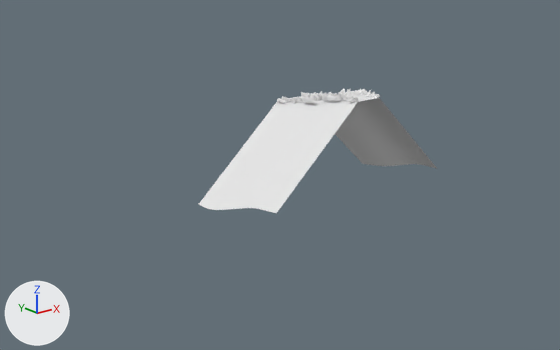
Two versions of the OBJ model VektoriaApp/models/RoadTiles/RoadTiles_Curve_UpDown/RoadTiles_Curve_L_Down/RoadTile_Curve_L_Down2.obj, one commit apart.
The view is the same before and after, from a camera (50 mm lens) standing at (-1837.0, -1968.0, 538.0) and looking at (-203.0, 74.0, -279.0). The axes (+X, +Y, +Z) are drawn at lower left. The lights are the same throughout. Where no turn or scale is listed for an object, it has been applied to the vertices.

The first picture shows 'Rocks_LowPoly1_Cube.013'.
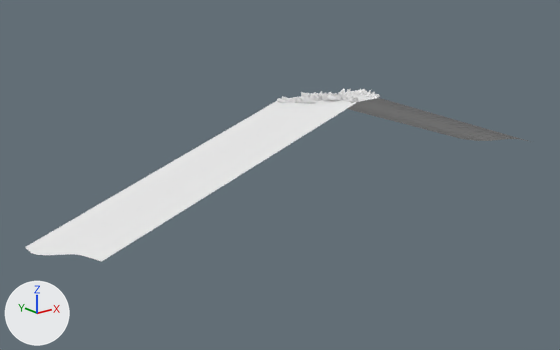
Edits to the bpy script that builds the scene:
```text
Change me_rocks_lowpoly1_cube_013:
    where me_rocks_lowpoly1_cube_013.from_pydata(...)  # 4635 vertices, 9072 faces, 5 loose edges; spans x -497.0..380.0, y -150.0..150.0, z -345.0..22.0
    used by ob_rocks_lowpoly1_cube_013; location = (0.0, 0.0, 0.0)
    before: 4601 (380.0, -123.0, -315.0) at pixel (432, 167), 4602 (380.0, -95.0, -315.0) at pixel (426, 165), 4603 (380.0, -68.0, -317.0) at pixel (421, 164), 4604 (380.0, -41.0, -321.0) at pixel (415, 164), 4605 (336.0, 41.0, -339.0) at pixel (392, 165)
    before: 4606 (318.0, 68.0, -343.0) at pixel (384, 166), 4607 (305.0, 95.0, -345.0) at pixel (376, 165), 4608 (292.0, 123.0, -345.0) at pixel (369, 164), 4609 (373.0, -14.0, -327.0) at pixel (409, 164), 4610 (358.0, 14.0, -333.0) at pixel (401, 165)
    before: 4620 (-416.0, -68.0, -317.0) at pixel (255, 208), 4621 (-425.0, -41.0, -321.0) at pixel (248, 208), 4622 (-441.0, -14.0, -327.0) at pixel (239, 208)
    me_rocks_lowpoly1_cube_013 part 1
    add for i in [*range(4602, 4607), 4609, 4610]: me_rocks_lowpoly1_cube_013.vertices[i].co += Vector((618.0, 0.0, 0.0))
    add for i in [4601, 4607, 4608]: me_rocks_lowpoly1_cube_013.vertices[i].co += Vector((619.0, 0.0, 0.0))
    me_rocks_lowpoly1_cube_013.vertices[4611].co: (280.0, 150.0, -345.0) -> (900.0, 150.0, -345.0)  # pixel (362, 163) -> pixel (462, 139)
    me_rocks_lowpoly1_cube_013.vertices[4612].co: (380.0, -150.0, -315.0) -> (999.0, -150.0, -315.0)  # pixel (437, 169) -> not seen
    me_rocks_lowpoly1_cube_013 part 2
    add for i in [4620, 4621, 4622]: me_rocks_lowpoly1_cube_013.vertices[i].co += Vector((-609.0, 0.0, 0.0))
    me_rocks_lowpoly1_cube_013.vertices[4613].co: (-497.0, 123.0, -345.0) -> (-1101.0, 123.0, -345.0)  # pixel (202, 206) -> pixel (28, 250)
    me_rocks_lowpoly1_cube_013.vertices[4614].co: (-497.0, 95.0, -345.0) -> (-1102.0, 95.0, -345.0)  # pixel (207, 208) -> pixel (31, 253)
    me_rocks_lowpoly1_cube_013.vertices[4615].co: (-410.0, -95.0, -315.0) -> (-1017.0, -95.0, -315.0)  # pixel (262, 209) -> pixel (87, 256)
    me_rocks_lowpoly1_cube_013.vertices[4616].co: (-403.0, -123.0, -315.0) -> (-1009.0, -123.0, -315.0)  # pixel (269, 211) -> pixel (94, 259)
    me_rocks_lowpoly1_cube_013.vertices[4617].co: (-473.0, 41.0, -339.0) -> (-1080.0, 41.0, -339.0)  # pixel (222, 209) -> pixel (46, 255)
    me_rocks_lowpoly1_cube_013.vertices[4618].co: (-456.0, 14.0, -333.0) -> (-1064.0, 14.0, -333.0)  # pixel (231, 209) -> pixel (55, 254)
    me_rocks_lowpoly1_cube_013.vertices[4619].co: (-488.0, 68.0, -343.0) -> (-1094.0, 68.0, -343.0)  # pixel (213, 209) -> pixel (37, 254)
    me_rocks_lowpoly1_cube_013.vertices[4623].co: (-497.0, 150.0, -345.0) -> (-1100.0, 150.0, -345.0)  # pixel (198, 204) -> pixel (24, 247)
    me_rocks_lowpoly1_cube_013.vertices[4624].co: (-397.0, -150.0, -315.0) -> (-1001.0, -150.0, -315.0)  # pixel (276, 213) -> pixel (101, 261)
```

Location of each change, (x1, y1, x2, y2) in pixels of the pictures (560 x 350 px; the box of a moved part takes in the faces that stretch with it):
'Rocks_LowPoly1_Cube.013', reshaped (112% wider, 39% taller): before (199, 89, 437, 213); after (25, 89, 531, 262)
part 1 of me_rocks_lowpoly1_cube_013, moved or reshaped: before (335, 98, 437, 169); after (347, 98, 531, 142)
part 2 of me_rocks_lowpoly1_cube_013, moved or reshaped: before (199, 99, 358, 213); after (25, 99, 357, 262)
